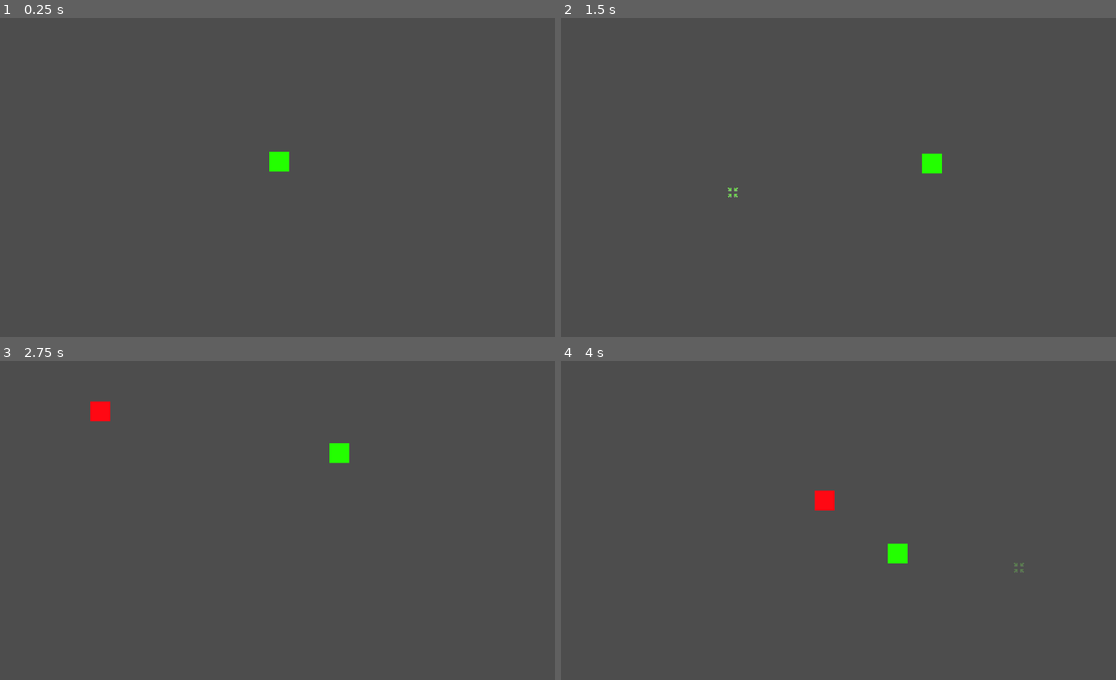
Above: before the commit, frames 1-4 (two rows, left to right).
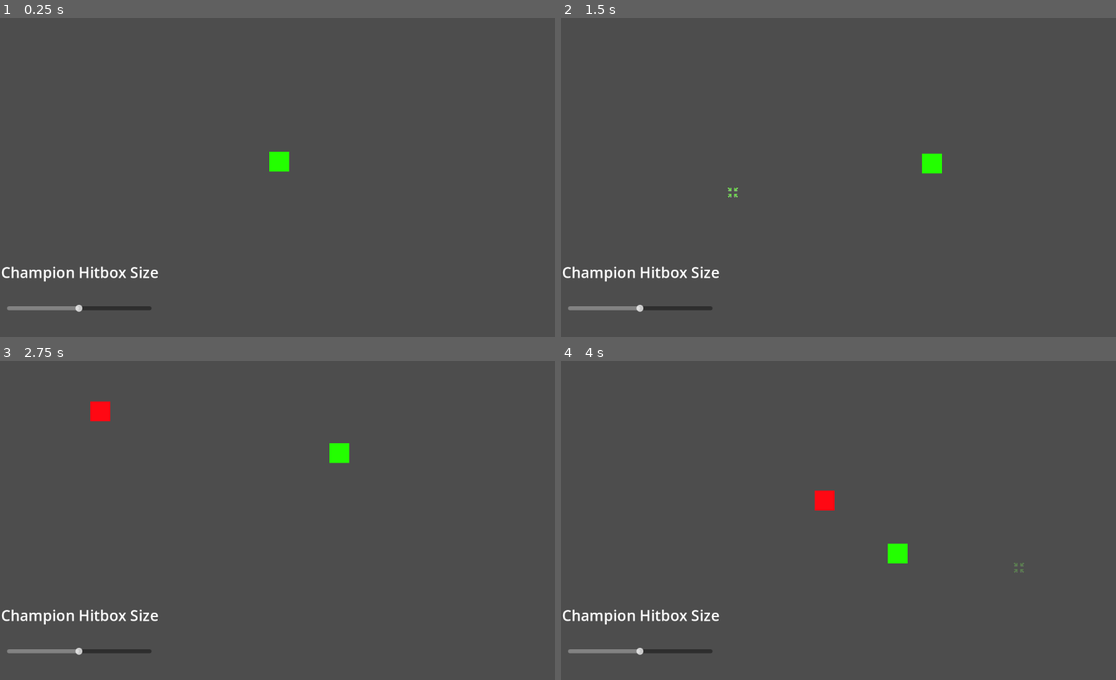
Above: after the commit, the same moments.

Repository: OhijMik/League-of-Dodgers
Game: Godot game, scene res://game_scene.tscn
Two runs of this game, one before a commit and one after it. Both use one fixed random seed, a clock stepped at 60 frames per second and the inputs below.
Inputs (mouse positions are in pixels of both pictures, inside the frame that each line leads up to):
- Up to frame 1 (0.25 s): no input
- Up to frame 2 (1.5 s): tap Enter at 0.5 s; move the mouse to (971, 161) at 0.52 s; right-click (971, 161) at 0.6 s; move the mouse to (733, 193) at 1.27 s; right-click (733, 193) at 1.35 s
- Up to frame 3 (2.75 s): move the mouse to (344, 450) at 2.02 s; right-click (344, 450) at 2.1 s
- Up to frame 4 (4 s): move the mouse to (816, 584) at 2.77 s; right-click (816, 584) at 2.85 s; move the mouse to (1016, 568) at 3.52 s; right-click (1016, 568) at 3.6 s

The runs differ from the first frame. In frame 1, 0.8% of the frame differs, in the area x 0-29%, y 77-93%; in frame 2, 0.8%; in frame 3, 0.8%; in frame 4, 0.8%.

Commit message:
Added the champion hitbox change slider
- Added the champion hitbox change slider so that the players can change the hitbox

Diff:
--- a/champion.gd
+++ b/champion.gd
@@ -25,3 +25,7 @@
 		velocity = Vector2.ZERO
 
 	move_and_slide()
+
+
+func change_size(size):
+	scale = Vector2(size, size)
--- a/game_scene.gd
+++ b/game_scene.gd
@@ -1,6 +1,7 @@
 extends Node2D
 
 var cursor_click = preload("res://cursor_click.tscn")
+@onready var champion = get_node("Champion")
 
 # Called when the node enters the scene tree for the first time.
 func _ready():
@@ -15,3 +16,7 @@
 		var cursor_click_temp = cursor_click.instantiate()
 		cursor_click_temp.position = mouse_pos
 		add_child(cursor_click_temp)
+
+
+func _on_h_slider_value_changed(value):
+	champion.change_size(value / 100)
--- a/game_scene.tscn
+++ b/game_scene.tscn
@@ -17,5 +17,27 @@
 wait_time = 2.0
 autostart = true
 
+[node name="CanvasLayer" type="CanvasLayer" parent="."]
+
+[node name="ChampionHitboxSize" type="Node2D" parent="CanvasLayer"]
+
+[node name="Label" type="Label" parent="CanvasLayer/ChampionHitboxSize"]
+offset_left = 2.0
+offset_top = 496.0
+offset_right = 435.0
+offset_bottom = 538.0
+theme_override_font_sizes/font_size = 30
+text = "Champion Hitbox Size"
+
+[node name="HSlider" type="HSlider" parent="CanvasLayer/ChampionHitboxSize"]
+offset_left = 14.0
+offset_top = 522.0
+offset_right = 305.0
+offset_bottom = 659.0
+min_value = 50.0
+max_value = 150.0
+value = 100.0
+
 [connection signal="timeout" from="ProjectileSpawn" to="." method="_on_projectile_spawn_timeout"]
 [connection signal="timeout" from="ProjectileSpawn" to="Projectiles" method="_on_projectile_spawn_timeout"]
+[connection signal="value_changed" from="CanvasLayer/ChampionHitboxSize/HSlider" to="." method="_on_h_slider_value_changed"]
